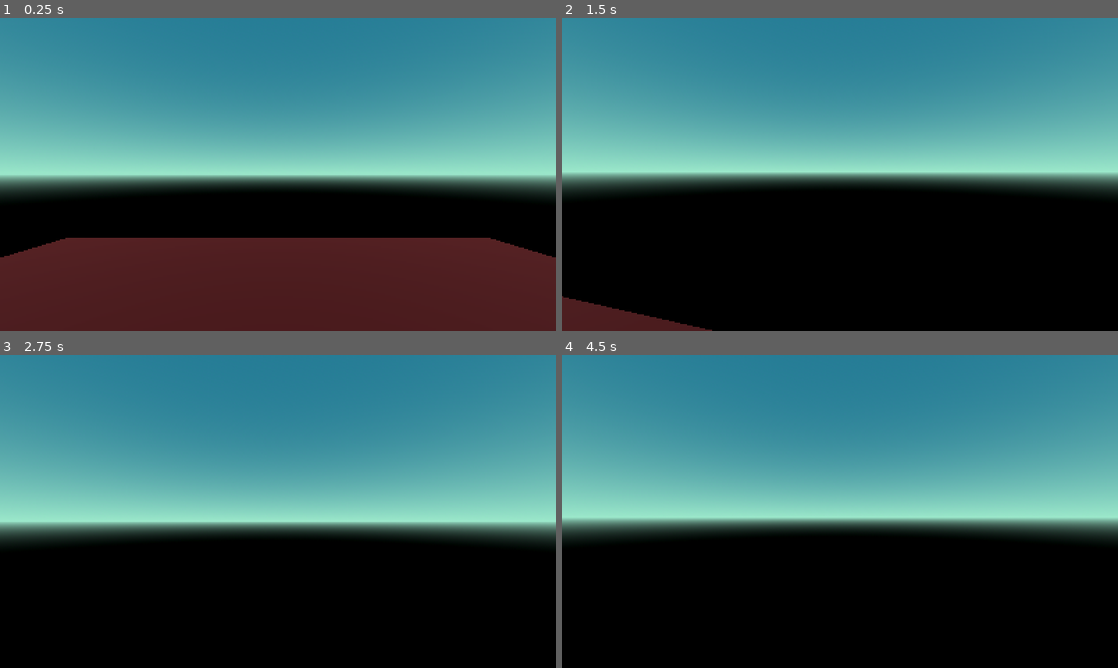
Above: before the commit, frames 1-4 (two rows, left to right).
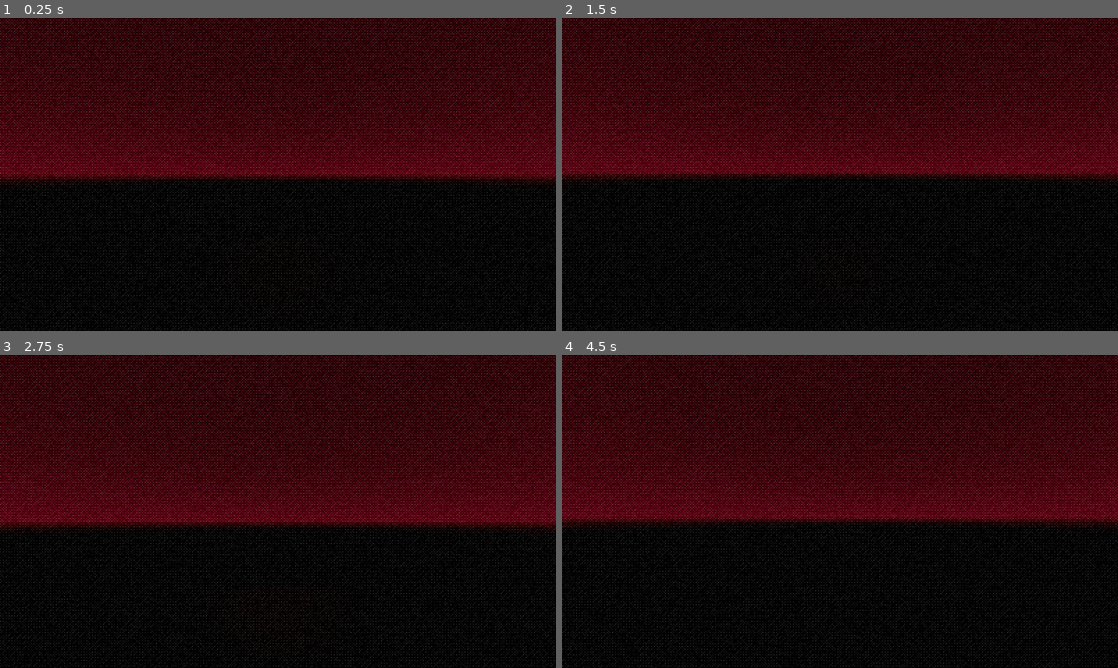
Above: after the commit, the same moments.

Repository: RafaCappetta/JOGO_GAMEJAM_LITERARIA
Game: Godot game, scene res://cenas/teste.tscn
The game is run twice, just before and just after one commit, with the same random seed, the same clock (stepped at 60 frames per second) and the same inputs.
Inputs (mouse positions are in pixels of both pictures, inside the frame that each line leads up to):
- Up to frame 1 (0.25 s): no input
- Up to frame 2 (1.5 s): move the mouse to (867, 174) at 0.52 s; hold W (andar_frente) from 0.53 s (still down); tap E (pegar) at 0.6, 1.35 s; tap Space (pular) at 0.77 s; move the mouse to (812, 174) at 1.27 s
- Up to frame 3 (2.75 s): keep holding W (andar_frente); tap Space (pular) at 1.52 s; move the mouse to (289, 505) at 2.02 s; tap E (pegar) at 2.1 s
- Up to frame 4 (4.5 s): keep holding W (andar_frente); move the mouse to (834, 517) at 2.77 s; tap E (pegar) at 2.85, 3.6, 4.35 s; tap Space (pular) at 3.02, 3.77 s; move the mouse to (878, 514) at 3.52 s; move the mouse to (795, 508) at 4.27 s

The runs differ from the first frame. In frame 1, 85% of the frame differs, in the area x 0-100%, y 0-100%; in frame 2, 58%; in frame 3, 61%; in frame 4, 59%.

Commit message:
Implementando atmosfera mais sombria e adicionando shader de ps1

Diff:
--- a/cenas/item.tscn
+++ b/cenas/item.tscn
@@ -1,6 +1,6 @@
 [gd_scene format=3 uid="uid://cqg3dhi80tati"]
 
-[ext_resource type="Script" uid="uid://bljdoh2xec405" path="res://cenas/item.gd" id="1_3byuw"]
+[ext_resource type="Script" uid="uid://bljdoh2xec405" path="res://scripts/item.gd" id="1_3byuw"]
 
 [sub_resource type="StandardMaterial3D" id="StandardMaterial3D_57qmd"]
 albedo_color = Color(0.8965956, 0.8741145, 0, 1)
--- a/cenas/player.tscn
+++ b/cenas/player.tscn
@@ -10,6 +10,7 @@
 script = ExtResource("1_8or6t")
 
 [node name="MeshInstance3D" type="MeshInstance3D" parent="." unique_id=1186083380]
+visible = false
 mesh = SubResource("CapsuleMesh_g4v7s")
 
 [node name="CollisionShape3D" type="CollisionShape3D" parent="." unique_id=1065771554]
@@ -23,3 +24,10 @@
 [node name="RayCast3D" type="RayCast3D" parent="Cabeça/Camera3D" unique_id=736988422]
 transform = Transform3D(1, 0, 0, 0, -4.371139e-08, -1, 0, 1, -4.371139e-08, 0, 0, 0)
 target_position = Vector3(0, -5, 0)
+
+[node name="SpotLight3D" type="SpotLight3D" parent="Cabeça/Camera3D" unique_id=234291093]
+light_color = Color(0.98039216, 0.9607843, 0.7254902, 1)
+light_energy = 1.5
+light_volumetric_fog_energy = 0.1
+spot_range = 15.0
+spot_angle_attenuation = 3.0
--- /dev/null
+++ b/cenas/tela.tscn
@@ -0,0 +1,35 @@
+[gd_scene format=3 uid="uid://bs7gnxq8d3ng7"]
+
+[ext_resource type="Shader" uid="uid://bdcea15f6w2k0" path="res://shaders/psx.gdshader" id="1_kaa5i"]
+
+[sub_resource type="ShaderMaterial" id="ShaderMaterial_g4v7s"]
+shader = ExtResource("1_kaa5i")
+shader_parameter/pixel_resolution = 512.0
+shader_parameter/color_steps = 100
+shader_parameter/noise_strength = 0.1
+shader_parameter/enable_dither = true
+shader_parameter/dither_strength = 0.2000000095
+shader_parameter/enable_glow = false
+shader_parameter/glow_strength = 0.2000000095
+shader_parameter/glow_spread = 0.005
+shader_parameter/enable_vintage = false
+shader_parameter/vintage_strength = 0.400000019
+
+[node name="Tela" type="Control" unique_id=296651799]
+layout_mode = 3
+anchors_preset = 15
+anchor_right = 1.0
+anchor_bottom = 1.0
+grow_horizontal = 2
+grow_vertical = 2
+mouse_filter = 2
+
+[node name="ColorRect" type="ColorRect" parent="." unique_id=1129853983]
+material = SubResource("ShaderMaterial_g4v7s")
+layout_mode = 1
+anchors_preset = 15
+anchor_right = 1.0
+anchor_bottom = 1.0
+grow_horizontal = 2
+grow_vertical = 2
+mouse_filter = 2
--- a/cenas/teste.tscn
+++ b/cenas/teste.tscn
@@ -2,15 +2,19 @@
 
 [ext_resource type="PackedScene" uid="uid://cqg3dhi80tati" path="res://cenas/item.tscn" id="1_lbg61"]
 [ext_resource type="PackedScene" uid="uid://01qumsfut4v6" path="res://cenas/player.tscn" id="1_t87xa"]
+[ext_resource type="PackedScene" uid="uid://bs7gnxq8d3ng7" path="res://cenas/tela.tscn" id="1_un3lp"]
 
 [sub_resource type="StandardMaterial3D" id="StandardMaterial3D_8or6t"]
 albedo_color = Color(0.36495528, 0, 0.010915428, 1)
 
+[sub_resource type="StandardMaterial3D" id="StandardMaterial3D_g4v7s"]
+albedo_color = Color(0.17464656, 0.55233204, 0.7952093, 1)
+
 [sub_resource type="ProceduralSkyMaterial" id="ProceduralSkyMaterial_un3lp"]
-sky_top_color = Color(0.15096161, 0.47880834, 0.5825629, 1)
-sky_horizon_color = Color(0.60764045, 0.9093994, 0.792877, 1)
+sky_top_color = Color(0.18169293, 0.01606754, 0.082810156, 1)
+sky_horizon_color = Color(0.26955223, 0.09129275, 0.11313411, 1)
 ground_bottom_color = Color(0.005754871, 0.0006076645, 7.6944336e-05, 1)
-ground_horizon_color = Color(0.59607846, 0.8901961, 0.78431374, 1)
+ground_horizon_color = Color(0.2627451, 0.09411765, 0.105882354, 1)
 
 [sub_resource type="Sky" id="Sky_lbg61"]
 sky_material = SubResource("ProceduralSkyMaterial_un3lp")
@@ -18,16 +22,31 @@
 [sub_resource type="Environment" id="Environment_t87xa"]
 background_mode = 2
 sky = SubResource("Sky_lbg61")
+tonemap_mode = 3
 ssr_enabled = true
 ssao_enabled = true
+volumetric_fog_enabled = true
+volumetric_fog_albedo = Color(0.59717613, 0.59717613, 0.5971761, 1)
+volumetric_fog_emission = Color(0.18790314, 1.6958569e-06, 9.565987e-07, 1)
+volumetric_fog_emission_energy = 0.1
+adjustment_enabled = true
+adjustment_brightness = 1.5
 
 [node name="Teste" type="Node3D" unique_id=1607967411]
+
+[node name="Tela" parent="." unique_id=296651799 instance=ExtResource("1_un3lp")]
 
 [node name="Chao" type="CSGBox3D" parent="." unique_id=656949078]
 transform = Transform3D(1, 0, 0, 0, 1, 0, 0, 0, 1, 0, -0.33696222, 0)
 use_collision = true
-size = Vector3(15, 1, 15)
+size = Vector3(33, 1, 33)
 material = SubResource("StandardMaterial3D_8or6t")
+
+[node name="Parede" type="CSGBox3D" parent="." unique_id=36201282]
+transform = Transform3D(1, 0, 0, 0, 1, 0, 0, 0, 1, -0.09353542, 4, 13.057579)
+use_collision = true
+size = Vector3(30, 9, 1)
+material = SubResource("StandardMaterial3D_g4v7s")
 
 [node name="Item" parent="." unique_id=1453302663 instance=ExtResource("1_lbg61")]
 transform = Transform3D(1, 0, 0, 0, 1, 0, 0, 0, 1, 3.5796938, 0.74752283, 0)
@@ -37,6 +56,7 @@
 
 [node name="DirectionalLight3D" type="DirectionalLight3D" parent="." unique_id=1896209317]
 transform = Transform3D(1, 0, 0, 0, 0.8835507, 0.4683355, 0, -0.4683355, 0.8835507, 0, 7.175654, 12.954971)
+visible = false
 
 [node name="WorldEnvironment" type="WorldEnvironment" parent="." unique_id=1684721136]
 environment = SubResource("Environment_t87xa")
--- /dev/null
+++ b/shaders/psx.gdshader
@@ -0,0 +1,89 @@
+shader_type canvas_item;
+
+uniform sampler2D screen_texture : hint_screen_texture;
+uniform float pixel_resolution : hint_range(64.0, 512.0) = 240.0;
+uniform int color_steps : hint_range(2, 100) = 16;
+uniform float noise_strength : hint_range(0.0, 1.0) = 0.1;
+uniform bool enable_dither = true;
+uniform float dither_strength : hint_range(0.0, 1.0) = 0.3;
+
+uniform bool enable_glow = true;
+uniform float glow_strength : hint_range(0.0, 1.0) = 0.4;
+uniform float glow_spread : hint_range(0.001, 0.01) = 0.005;
+
+uniform bool enable_vintage = true;  //  Toggle
+uniform float vintage_strength : hint_range(0.0, 1.0) = 0.8;
+
+float random(vec2 co) {
+	return fract(sin(dot(co.xy, vec2(12.9898, 78.233))) * 43758.5453);
+}
+
+float bayer_dither(vec2 pos) {
+	int x = int(mod(pos.x, 4.0));
+	int y = int(mod(pos.y, 4.0));
+	int index = x + y * 4;
+
+	float bayer[16] = float[](
+		0.0, 8.0, 2.0, 10.0,
+		12.0, 4.0, 14.0, 6.0,
+		3.0, 11.0, 1.0, 9.0,
+		15.0, 7.0, 13.0, 5.0
+	);
+
+	return bayer[index] / 16.0;
+}
+
+vec3 get_glow(vec2 uv) {
+	vec3 col = vec3(0.0);
+	float total = 0.0;
+
+	for (int x = -1; x <= 1; x++) {
+		for (int y = -1; y <= 1; y++) {
+			vec2 offset = vec2(float(x), float(y)) * glow_spread;
+			col += texture(screen_texture, uv + offset).rgb;
+			total += 1.0;
+		}
+	}
+	return col / total;
+}
+
+vec3 apply_black_vintage_edges(vec3 color, vec2 uv) {
+	// Distance from screen center
+	float dist = distance(uv, vec2(0.5));
+
+	// Mask: only affects edges
+	float edge_mask = smoothstep(0.4, 0.8, dist);
+
+	// Blend edges to black
+	color = mix(color, vec3(0.0), edge_mask * vintage_strength);
+
+	return color;
+}
+
+void fragment() {
+	vec2 pixel_uv = floor(UV * pixel_resolution) / pixel_resolution;
+	vec3 color = texture(screen_texture, pixel_uv).rgb;
+
+	if (enable_glow) {
+		vec3 blurred = get_glow(UV);
+		color += blurred * glow_strength;
+	}
+
+	float steps = float(color_steps);
+	color = floor(color * steps + 0.5) / steps;
+
+	float noise = (random(UV + TIME) - 0.5) * noise_strength;
+	color += noise;
+
+	if (enable_dither) {
+		float threshold = bayer_dither(FRAGCOORD.xy);
+		color += (dither_strength * (threshold - 0.5));
+	}
+
+	//  Black vintage only on edges
+	if (enable_vintage) {
+		color = apply_black_vintage_edges(color, UV);
+	}
+
+	COLOR.rgb = clamp(color, 0.0, 1.0);
+}
Renamed: cenas/item.gd -> scripts/item.gd
Renamed: cenas/item.gd.uid -> scripts/item.gd.uid
Not shown, added: shaders/psx.gdshader.uid
